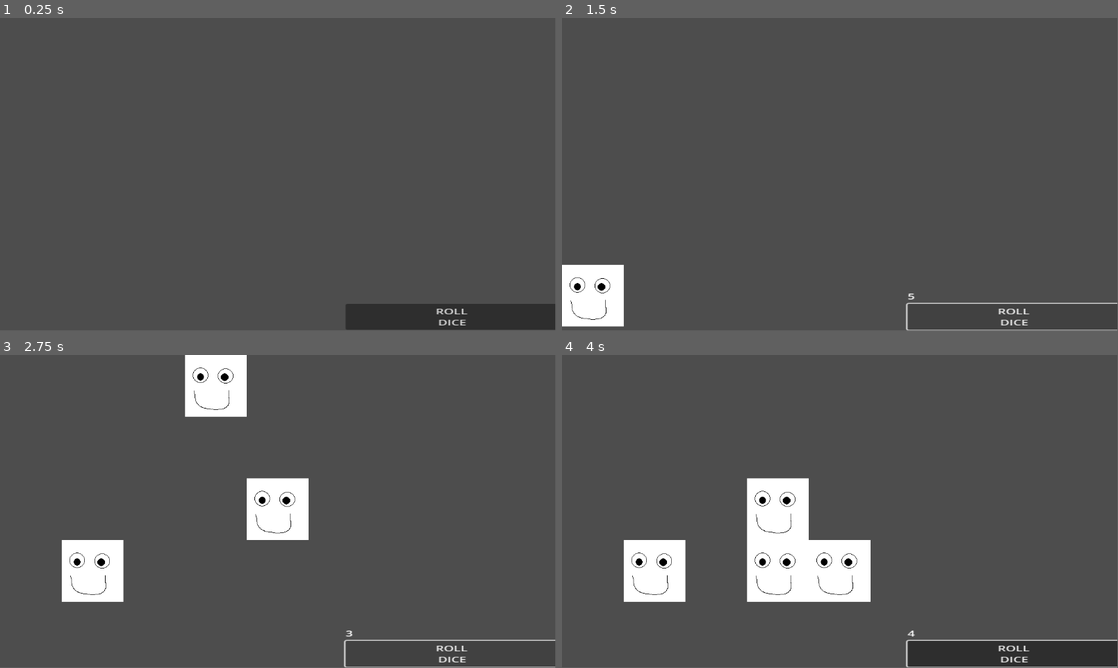
Above: before the commit, frames 1-4 (two rows, left to right).
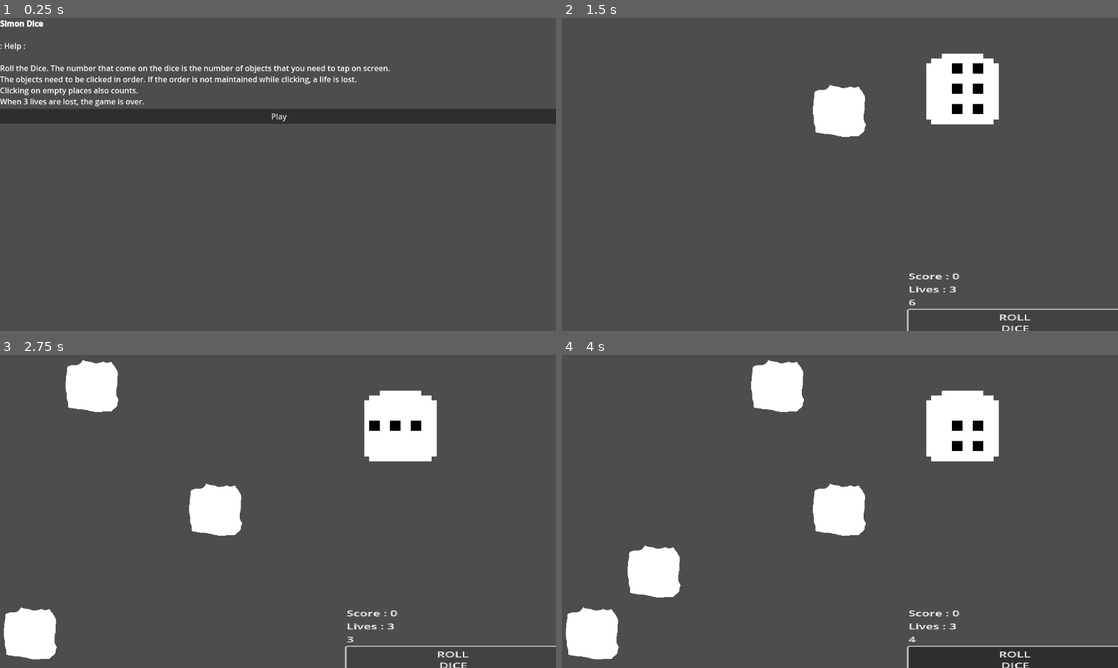
Above: after the commit, the same moments.

Repository: Sushnata1/simon-dice
Game: Godot game, scene res://StartScreen.tscn
Two runs of this game, one before a commit and one after it. Both use one fixed random seed, a clock stepped at 60 frames per second and the inputs below. Before the commit the project starts from res://dice.tscn. Sound files missing from this copy of the repository are replaced by a short silence.
Inputs (mouse positions are in pixels of both pictures, inside the frame that each line leads up to):
- Up to frame 1 (0.25 s): no input
- Up to frame 2 (1.5 s): click "ROLL DICE" (after the commit: "Play") at 0.5 s; click "ROLL DICE" at 1.25 s
- Up to frame 3 (2.75 s): click "ROLL DICE" at 2 s
- Up to frame 4 (4 s): click "ROLL DICE" at 2.75 s; move the mouse to (962, 495) at 3.52 s; click (962, 495) at 3.67 s
In our replay, the window is 799x449 before the commit and 800x450 after it. These sizes can differ from the game's own. Grey fills any space a smaller window leaves; there, only what the larger window draws over its background counts as a difference.

The runs differ from the first frame. In frame 1, 9.6% of the frame differs, in the area x 0-100%, y 0-100%; in frame 2, 7.2%; in frame 3, 14%; in frame 4, 16%, in the area x 0-100%, y 1-100%.
Error before the commit: Invalid access of index '3' on a base object of type: 'Array'. (res://simon_says.gd:20)
Error after the commit: Invalid access of index '4' on a base object of type: 'Array'. (res://simon_says.gd:23)

Commit message:
game complete for jam except leaderboards

Diff:
--- /dev/null
+++ b/EndScreen.tscn
@@ -0,0 +1,28 @@
+[gd_scene load_steps=2 format=3 uid="uid://cywqsjyc6a53i"]
+
+[ext_resource type="Script" uid="uid://43xj6cgyb2or" path="res://end_screen.gd" id="1_ekb8w"]
+
+[node name="EndScreen" type="Node2D"]
+script = ExtResource("1_ekb8w")
+
+[node name="VBoxContainer" type="VBoxContainer" parent="."]
+offset_right = 1159.0
+offset_bottom = 102.0
+alignment = 1
+
+[node name="Label" type="Label" parent="VBoxContainer"]
+layout_mode = 2
+text = "GAME
+OVER
+"
+horizontal_alignment = 1
+
+[node name="Score" type="Label" parent="VBoxContainer"]
+layout_mode = 2
+horizontal_alignment = 1
+
+[node name="Button" type="Button" parent="VBoxContainer"]
+layout_mode = 2
+text = "Go to Start"
+
+[connection signal="pressed" from="VBoxContainer/Button" to="." method="_on_button_pressed"]
--- /dev/null
+++ b/SimonDice.manifest.json
@@ -0,0 +1 @@
+{"background_color":"#000000","display":"standalone","icons":[{"sizes":"144x144","src":"SimonDice.144x144.png","type":"image/png"},{"sizes":"180x180","src":"SimonDice.180x180.png","type":"image/png"},{"sizes":"512x512","src":"SimonDice.512x512.png","type":"image/png"}],"name":"SimonDice","orientation":"any","start_url":"./SimonDice.html"}
--- /dev/null
+++ b/StartScreen.tscn
@@ -0,0 +1,30 @@
+[gd_scene load_steps=2 format=3 uid="uid://xsxy352ogjdw"]
+
+[ext_resource type="Script" uid="uid://dsmviy4nltyuk" path="res://start_screen.gd" id="1_s4vtk"]
+
+[node name="StartScreen" type="Node2D"]
+script = ExtResource("1_s4vtk")
+
+[node name="VBoxContainer" type="VBoxContainer" parent="."]
+offset_right = 1157.0
+offset_bottom = 636.0
+
+[node name="RichTextLabel" type="RichTextLabel" parent="VBoxContainer"]
+layout_mode = 2
+bbcode_enabled = true
+text = "[b]Simon Dice[/b]
+
+: Help :
+
+Roll the Dice. The number that come on the dice is the number of objects that you need to tap on screen.
+The objects need to be clicked in order. If the order is not maintained while clicking, a life is lost.
+Clicking on empty places also counts.
+When 3 lives are lost, the game is over.
+"
+fit_content = true
+
+[node name="Button" type="Button" parent="VBoxContainer"]
+layout_mode = 2
+text = "Play"
+
+[connection signal="pressed" from="VBoxContainer/Button" to="." method="_on_button_pressed"]
--- a/dice.tscn
+++ b/dice.tscn
@@ -1,11 +1,11 @@
 [gd_scene load_steps=7 format=3 uid="uid://cf7od124hnedj"]
 
-[ext_resource type="Script" uid="uid://cqeajxnbeggmg" path="res://dice.gd" id="1_ju2fo"]
 [ext_resource type="Texture2D" uid="uid://bum85h4xkb00s" path="res://sprites.png" id="2_xak8u"]
 [ext_resource type="Script" uid="uid://3v2pv30lpyu1" path="res://simon_says.gd" id="3_qu4n6"]
+[ext_resource type="Texture2D" uid="uid://df8udh38cc58g" path="res://dice.png" id="3_xak8u"]
 [ext_resource type="AudioStream" uid="uid://ck4r52fcc35u7" path="res://Pickup_Coin.wav" id="4_xak8u"]
 
-[sub_resource type="TileSetAtlasSource" id="TileSetAtlasSource_8eu0n"]
+[sub_resource type="TileSetAtlasSource" id="TileSetAtlasSource_xak8u"]
 texture = ExtResource("2_xak8u")
 texture_region_size = Vector2i(128, 128)
 0:0/0 = 0
@@ -13,46 +13,44 @@
 
 [sub_resource type="TileSet" id="TileSet_8eu0n"]
 tile_size = Vector2i(128, 128)
-sources/1 = SubResource("TileSetAtlasSource_8eu0n")
+sources/1 = SubResource("TileSetAtlasSource_xak8u")
 
 [node name="GameWorld" type="Node2D"]
-script = ExtResource("1_ju2fo")
 
-[node name="Dice" type="VBoxContainer" parent="."]
-offset_left = 717.00006
-offset_top = -12.0
-offset_right = 987.7317
-offset_bottom = 647.0
-scale = Vector2(1.6400001, 1)
+[node name="SimonSays" type="TileMapLayer" parent="."]
+tile_set = SubResource("TileSet_8eu0n")
+script = ExtResource("3_qu4n6")
+
+[node name="Sprite2D" type="Sprite2D" parent="SimonSays"]
+position = Vector2(830, 147)
+scale = Vector2(10.75, 10.5)
+texture = ExtResource("3_xak8u")
+hframes = 7
+
+[node name="AudioStreamPlayer" type="AudioStreamPlayer" parent="SimonSays"]
+stream = ExtResource("4_xak8u")
+
+[node name="UI" type="VBoxContainer" parent="SimonSays"]
+offset_left = 718.0
+offset_top = -1.0
+offset_right = 988.732
+offset_bottom = 658.0
+scale = Vector2(1.64, 1)
 alignment = 2
 
-[node name="Label" type="Label" parent="Dice"]
+[node name="correct_count" type="Label" parent="SimonSays/UI"]
 layout_mode = 2
 
-[node name="Button" type="Button" parent="Dice"]
+[node name="wrong_count" type="Label" parent="SimonSays/UI"]
+layout_mode = 2
+
+[node name="DiceLabel" type="Label" parent="SimonSays/UI"]
+layout_mode = 2
+
+[node name="Button" type="Button" parent="SimonSays/UI"]
 layout_mode = 2
 text = "ROLL
 DICE
 "
 
-[node name="SimonSays" type="TileMapLayer" parent="."]
-tile_set = SubResource("TileSet_8eu0n")
-script = ExtResource("3_qu4n6")
-
-[node name="AudioStreamPlayer" type="AudioStreamPlayer" parent="SimonSays"]
-stream = ExtResource("4_xak8u")
-
-[node name="correct_count" type="Label" parent="SimonSays"]
-offset_left = 793.0
-offset_top = 10.0
-offset_right = 833.0
-offset_bottom = 33.0
-scale = Vector2(1.3200003, 1)
-
-[node name="wrong_count" type="Label" parent="SimonSays"]
-offset_left = 842.0
-offset_top = 107.0
-offset_right = 882.0
-offset_bottom = 130.0
-
-[connection signal="pressed" from="Dice/Button" to="." method="_on_button_pressed"]
+[connection signal="pressed" from="SimonSays/UI/Button" to="SimonSays" method="_on_button_pressed"]
--- /dev/null
+++ b/end_screen.gd
@@ -0,0 +1,7 @@
+extends Node2D
+
+func _ready() -> void:
+	$VBoxContainer/Score.text = str("Score : "+str(Globals.correct_count))
+
+func _on_button_pressed() -> void:
+	get_tree().change_scene_to_file("res://StartScreen.tscn")
--- /dev/null
+++ b/export/index.manifest.json
@@ -0,0 +1 @@
+{"background_color":"#000000","display":"browser","icons":[{"sizes":"144x144","src":"index.144x144.png","type":"image/png"},{"sizes":"180x180","src":"index.180x180.png","type":"image/png"},{"sizes":"512x512","src":"index.512x512.png","type":"image/png"}],"name":"SimonDice","orientation":"landscape","start_url":"./index.html"}
--- /dev/null
+++ b/globals.gd
@@ -0,0 +1,6 @@
+extends Node
+
+@onready var correct_count = 0
+@onready var wrong_count = 0
+
+const lives_per_game = 3
--- a/project.godot
+++ b/project.godot
@@ -11,10 +11,24 @@
 [application]
 
 config/name="SimonDice"
-run/main_scene="uid://cf7od124hnedj"
-config/features=PackedStringArray("4.5", "Forward Plus")
+run/main_scene="uid://xsxy352ogjdw"
+config/features=PackedStringArray("4.4", "Forward Plus")
 config/icon="res://icon.svg"
+
+[autoload]
+
+Globals="*res://globals.gd"
 
 [display]
 
-window/handheld/orientation=1
+window/stretch/mode="viewport"
+window/stretch/aspect="ignore"
+
+[editor_plugins]
+
+enabled=PackedStringArray("res://addons/playgama_bridge_v1.25.0/playgama_bridge/plugin.cfg")
+
+[rendering]
+
+textures/canvas_textures/default_texture_filter=0
+textures/vram_compression/import_etc2_astc=true
--- a/simon_says.gd
+++ b/simon_says.gd
@@ -4,8 +4,11 @@
 @onready var pos
 @onready var can_check = false
 @onready var chk_idx = 0
-@onready var correct_count = 0
-@onready var wrong_count = 0
+@onready var lives = Globals.lives_per_game
+
+func _ready() -> void:
+	$UI/correct_count.text = "Score : "+str(Globals.correct_count)
+	$UI/wrong_count.text = "Lives : "+str(lives)
 
 func create(n):
 
@@ -35,12 +38,14 @@
 		print(pos[chk_idx])
 		if pos[chk_idx] == click_co_ords.x + click_co_ords.y*size :
 			print("correct")
-			correct_count += 1
-			$correct_count.text = str(correct_count)
+			Globals.correct_count += 1
+			$UI/correct_count.text = "Score : "+str(Globals.correct_count)
 		else :
 			print("wrong")
-			wrong_count += 1
-			$wrong_count.text = str(wrong_count)
+			lives -= 1
+			$UI/wrong_count.text = "Lives : "+str(lives)
+			if lives <= 0 :
+				get_tree().change_scene_to_file("res://EndScreen.tscn")
 		chk_idx+=1
 		if chk_idx >= pos.size() :
 			can_check = false
@@ -48,3 +53,12 @@
 func start_check():
 	chk_idx = 0
 	can_check = true
+
+func _on_button_pressed() -> void:
+	clear()
+	can_check = false
+	var dice_face = randi_range(1,6)
+	$Sprite2D.frame = dice_face
+	print(dice_face)
+	$UI/DiceLabel.text = str(dice_face)
+	create(dice_face)
--- /dev/null
+++ b/start_screen.gd
@@ -0,0 +1,6 @@
+extends Node2D
+
+
+
+func _on_button_pressed() -> void:
+	get_tree().change_scene_to_file("res://dice.tscn")
Binary file added: SimonDice.144x144.png
Not shown, added: SimonDice.144x144.png.import
Binary file added: SimonDice.180x180.png
Not shown, added: SimonDice.180x180.png.import
Binary file added: SimonDice.512x512.png
Not shown, added: SimonDice.512x512.png.import
Binary file added: SimonDice.apple-touch-icon.png
Not shown, added: SimonDice.apple-touch-icon.png.import
Binary file added: SimonDice.icon.png
Not shown, added: SimonDice.icon.png.import
Binary file added: SimonDice.png
Not shown, added: SimonDice.png.import
(and 42 more such lines)
